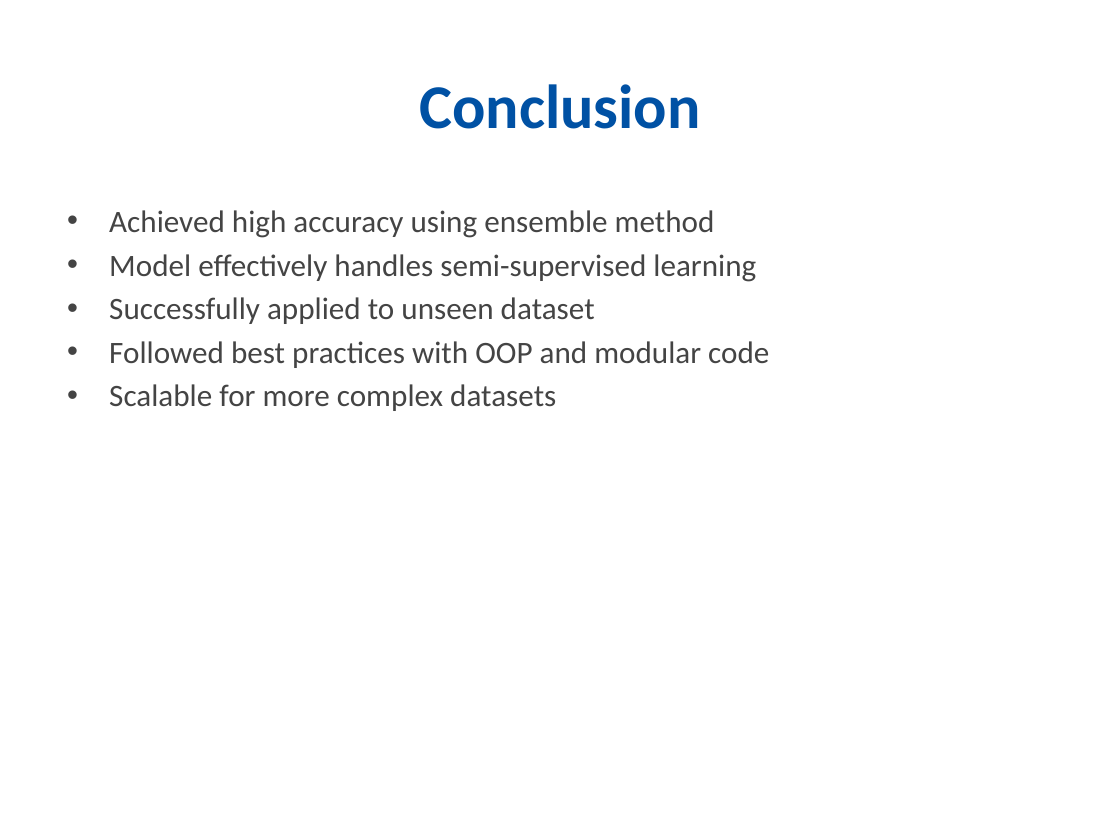
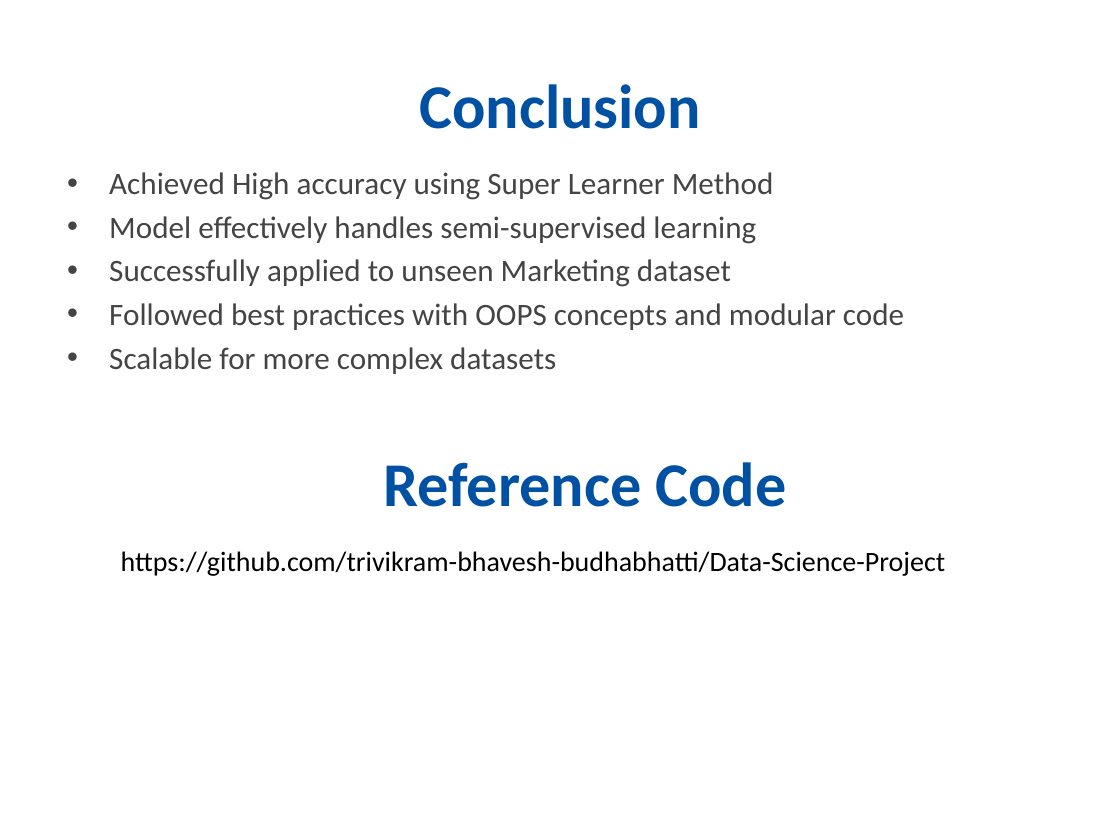
Before and after one commit to trivikram-bhavesh-budhabhatti/Data-Science-Project, a slide deck: slide 11 of documentation/SemiSupervised_Learning_ppt.pptx (slide 9 before the commit). Drawn at 1120x840 pixels with LibreOffice and Linux fonts; fonts in the diff are those of the drawing. Boxes give left, top, right and bottom in pixels: in the first picture for what was removed or moved away, otherwise in the second. Text is boxed around its words. In the diff, an @@ line names an element or a change of style, - is before the commit and + after.

```diff
--- a/documentation/SemiSupervised_Learning_ppt.pptx
+++ b/documentation/SemiSupervised_Learning_ppt.pptx
@@ text "Achieved High accuracy using Super ..." moved from (x1=109, y1=210, x2=769, y2=411) to (x1=109, y1=172, x2=904, y2=374) @@
@@ text at (x1=109, y1=172, x2=774, y2=200): text changed @@
-• Achieved high accuracy using ensemble method
+• Achieved High accuracy using Super Learner Method
@@ text at (x1=109, y1=259, x2=904, y2=330): text changed @@
-• Successfully applied to unseen dataset
-• Followed best practices with OOP and modular code
+• Successfully applied to unseen Marketing dataset
+• Followed best practices with OOPS concepts and modular code
@@ text added at (x1=383, y1=462, x2=787, y2=507), 40 pt, text #0051A4, bold @@
+Reference Code
@@ text added at (x1=121, y1=551, x2=946, y2=576), 18 pt, text #000000 @@
+https://github.com/trivikram-bhavesh-budhabhatti/Data-Science-Project
```
Also in this commit, not shown: 5 other slides changed, 4 slides added, 1 slide removed, 1 other file.
